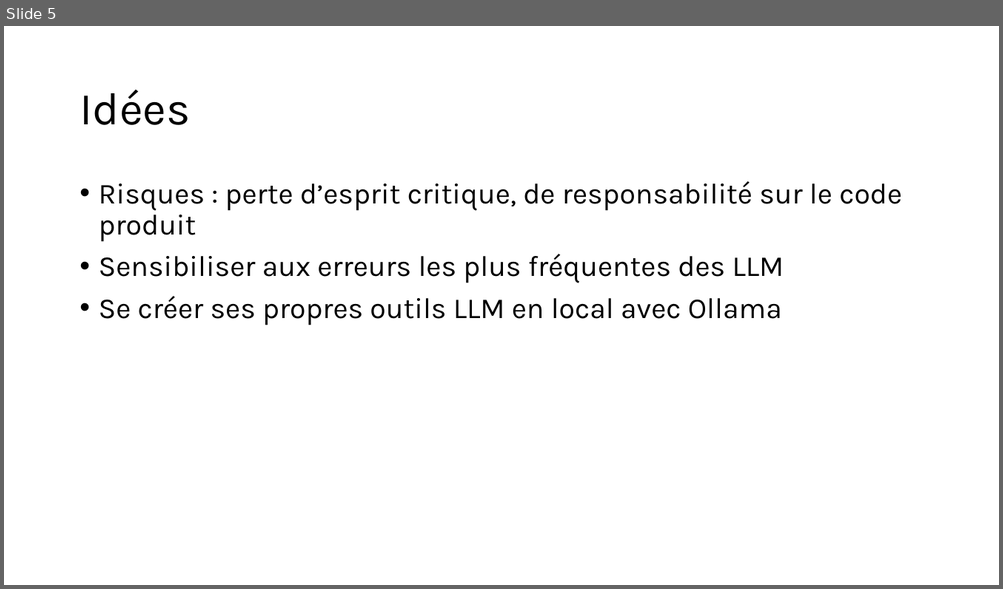
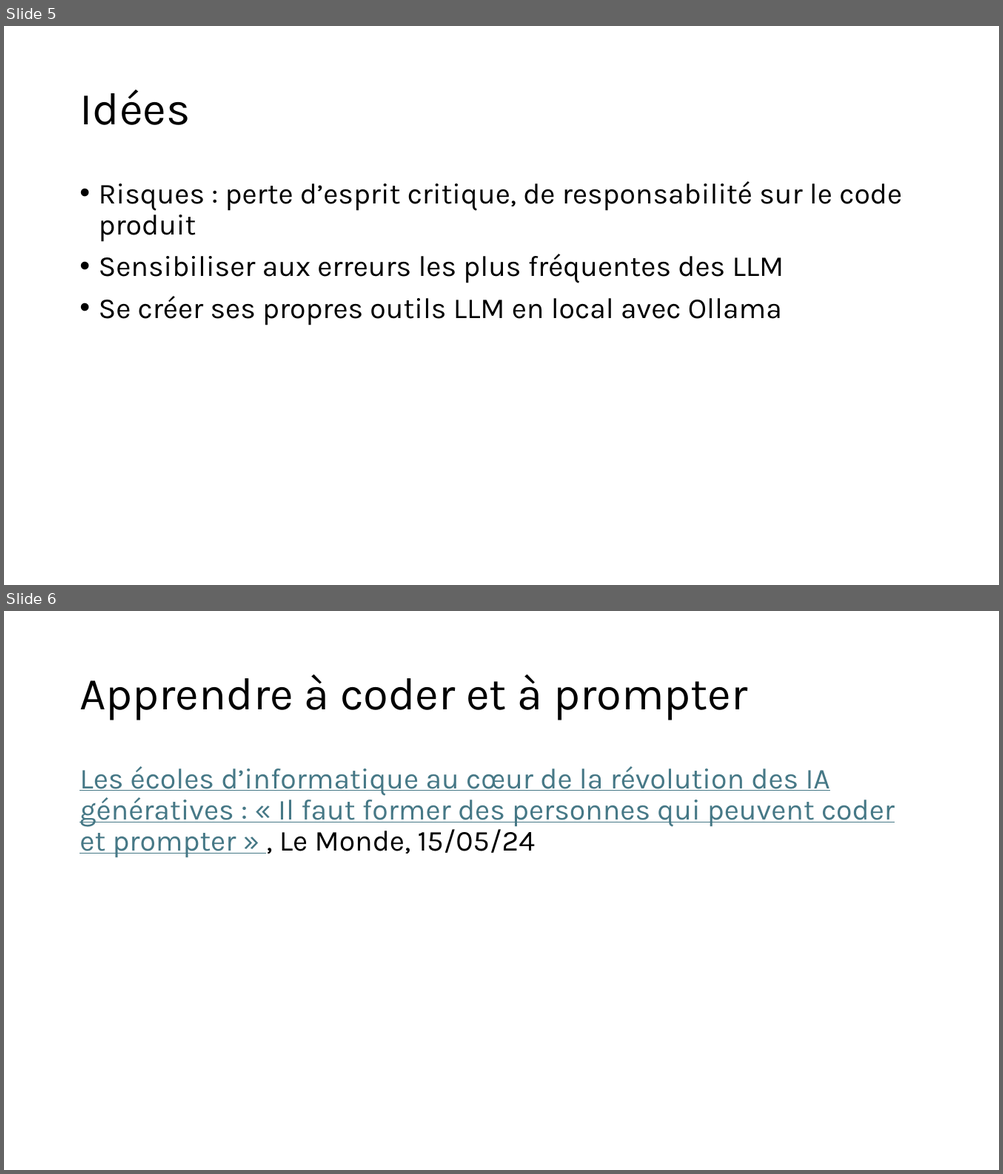
Before and after one commit to Pierre-Loic/prez-Pyconfr-2025, a slide deck: Prez Pyconfr.pptx. Shown one above the other, each under a label of ours: slide 5 before the commit, slides 5 and 6 after it. The pictures are 1003x589 and 1003x1174 pixels, drawn with LibreOffice and Linux fonts; fonts in the diff are those of the drawing. Boxes give left, top, right and bottom in pixels: in the first picture for what was removed or moved away, otherwise in the second. Text is boxed around its words. In the diff, an @@ line names an element or a change of style, - is before the commit and + after.

```diff
--- a/Prez Pyconfr.pptx
+++ b/Prez Pyconfr.pptx
@@ slide 6 added at bbox=[4, 611, 999, 1170], background #FFFFFF @@
@@ title added at bbox=[79, 674, 748, 721], 44 pt, text #000000 @@
+Apprendre à coder et à prompter
@@ text added at bbox=[79, 766, 894, 857], 28 pt, text #467886, underline @@
+Les écoles d’informatique au cœur de la révolution des IA génératives : « Il faut former des personnes qui peuvent coder et prompter » , Le Monde, 15/05/24
```
Also in this commit, not shown: 3 slides changed, 5 other slides added.
